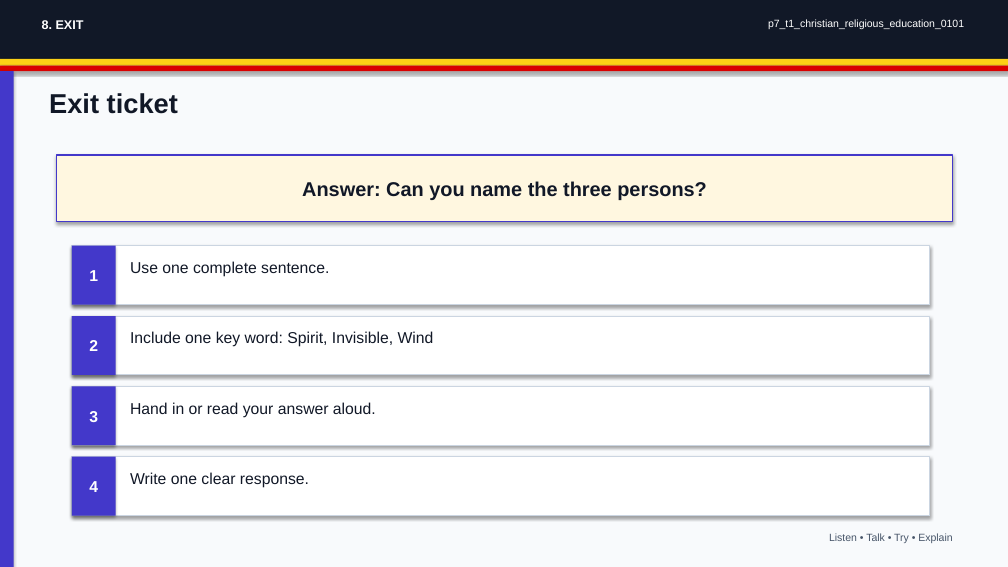
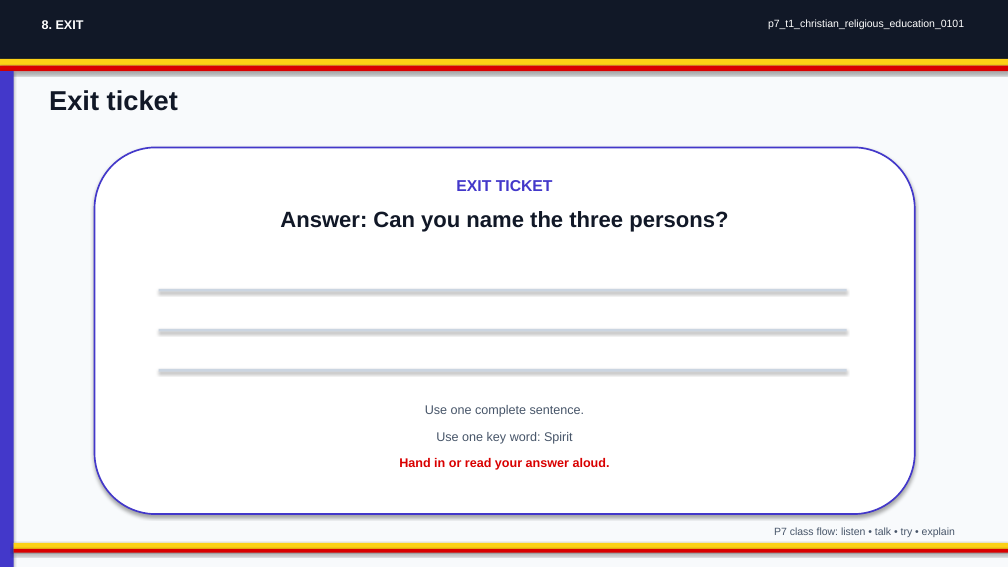
Before and after one commit to yousunjung84-edu/uganda-p7-mvp-20260629, a slide deck: slide 8 of uganda-p7-mvp/p7_t1_christian_religious_education_0101/p7_t1_christian_religious_education_0101.pptx. Drawn at 1008x567 pixels with LibreOffice and Linux fonts; fonts in the diff are those of the drawing. Boxes give left, top, right and bottom in pixels: in the first picture for what was removed or moved away, otherwise in the second. Text is boxed around its words. In the diff, an @@ line names an element or a change of style, - is before the commit and + after.

Commit message:
Upgrade classroom deck layouts

```diff
--- a/uganda-p7-mvp/p7_t1_christian_religious_education_0101/p7_t1_christian_religious_education_0101.pptx
+++ b/uganda-p7-mvp/p7_t1_christian_religious_education_0101/p7_t1_christian_religious_education_0101.pptx
@@ rounded rectangle added at (x1=95, y1=147, x2=915, y2=514), fill #FFFFFF, outline #4338CA 1.6 pt, 15 pt, text #4338CA, bold @@
+EXIT TICKET
@@ text "Answer: Can you name the ..." moved from (x1=57, y1=155, x2=953, y2=222) to (x1=280, y1=211, x2=728, y2=232) @@
@@ text "Answer: Can you name the ..." at (x1=280, y1=211, x2=728, y2=232): size 19 to 21 pt; vertical alignment middle to top; fill #FFF7E0 to none; outline #4338CA 1.4 pt to none; shadow off @@
@@ rectangle removed at (x1=72, y1=246, x2=116, y2=305) @@
-1
@@ rectangle resized from (x1=72, y1=246, x2=930, y2=305) to (x1=159, y1=289, x2=847, y2=292) @@
@@ rectangle removed at (x1=72, y1=316, x2=116, y2=375) @@
-2
@@ rectangle resized from (x1=72, y1=316, x2=930, y2=375) to (x1=159, y1=329, x2=847, y2=332) @@
@@ rectangle removed at (x1=72, y1=386, x2=116, y2=445) @@
-3
@@ fill #FFFFFF to #CBD5E1; outline #CBD5E1 0.9 pt to none in 3 elements at (x1=159, y1=289, x2=847, y2=292), (x1=159, y1=329, x2=847, y2=332), (x1=159, y1=369, x2=847, y2=372) @@
@@ rectangle resized from (x1=72, y1=386, x2=930, y2=445) to (x1=159, y1=369, x2=847, y2=372) @@
@@ text "Use one complete sentence." moved from (x1=130, y1=261, x2=329, y2=277) to (x1=425, y1=405, x2=585, y2=417) @@
@@ text "Use one complete sentence." at (x1=425, y1=405, x2=585, y2=417): size 15 to 12 pt, text colour #111827 to #475569; alignment left to centre @@
@@ text at (x1=436, y1=432, x2=573, y2=444): text changed; size 15 to 12 pt; text colour #111827 to #475569 @@
-Include one key word: Spirit, Invisible, Wind
+Use one key word: Spirit
@@ rectangle removed at (x1=72, y1=457, x2=116, y2=516) @@
-4
@@ text removed at (x1=130, y1=472, x2=309, y2=488) @@
-Write one clear response.
@@ text "Hand in or read your ..." moved from (x1=130, y1=402, x2=376, y2=418) to (x1=399, y1=458, x2=610, y2=470) @@
@@ text "Hand in or read your ..." at (x1=399, y1=458, x2=610, y2=470): size 15 to 12 pt, text colour #111827 to #D90000, bold on; alignment left to centre @@
@@ text at (x1=774, y1=527, x2=955, y2=537): text changed @@
-Listen • Talk • Try • Explain
+P7 class flow: listen • talk • try • explain
@@ rectangle resized from (x1=72, y1=457, x2=930, y2=516) to (x1=14, y1=543, x2=1008, y2=549) @@
@@ rectangle at (x1=14, y1=543, x2=1008, y2=549): fill #FFFFFF to #FCD116; outline #CBD5E1 0.9 pt to none @@
@@ rectangle added at (x1=14, y1=549, x2=1008, y2=553), fill #D90000 @@
```
Also in this commit, not shown: 7 other slides changed, 33 other files.
